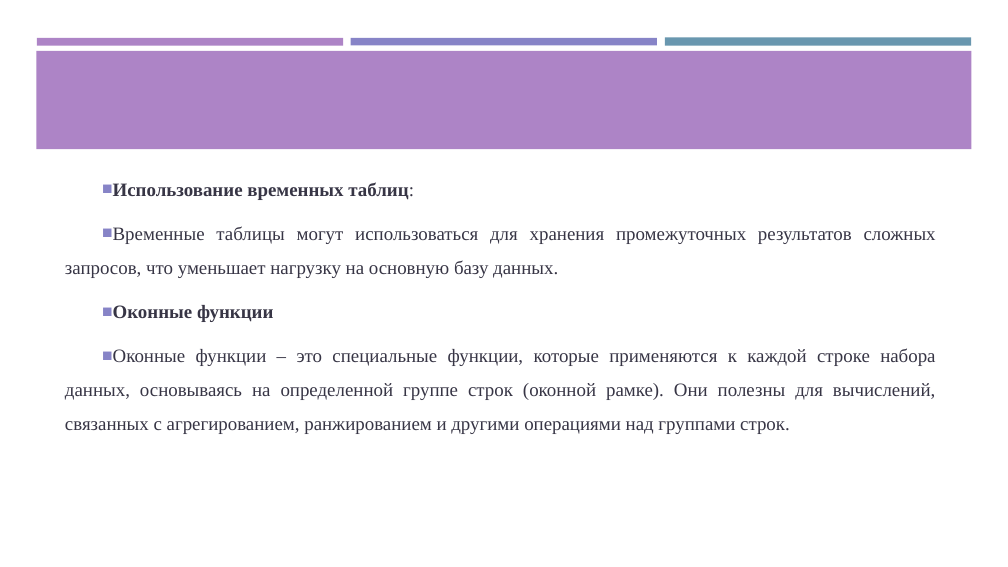
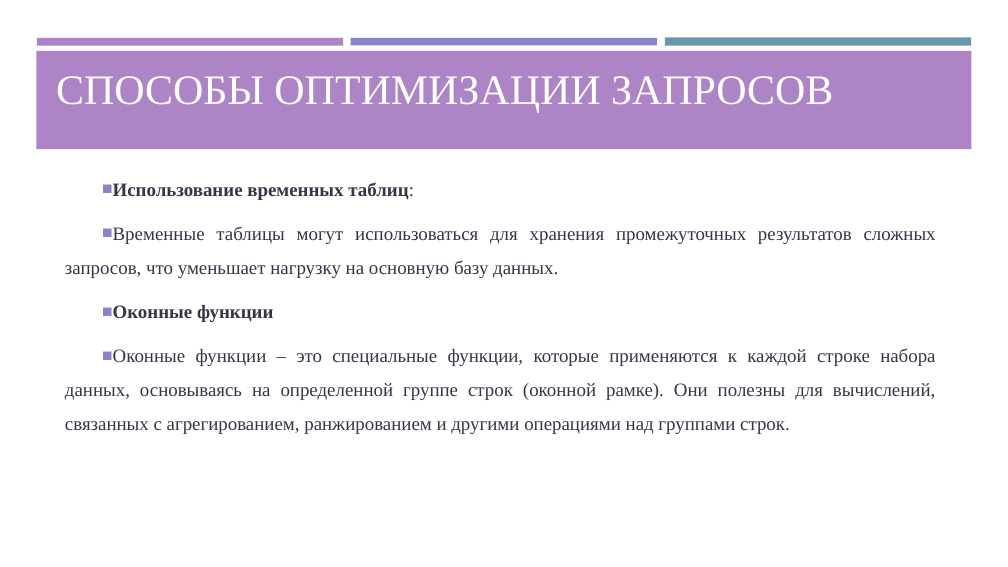
Before and after one commit to Serpenssss/lr9, a slide deck: slide 4 of змИИВТ-241-Авсянкина МА-ЛР9.pptx. Drawn at 1008x567 pixels with LibreOffice and Linux fonts; fonts in the diff are those of the drawing. Boxes give left, top, right and bottom in pixels: in the first picture for what was removed or moved away, otherwise in the second. Text is boxed around its words. In the diff, an @@ line names an element or a change of style, - is before the commit and + after.

```diff
--- a/змИИВТ-241-Авсянкина МА-ЛР9.pptx
+++ b/змИИВТ-241-Авсянкина МА-ЛР9.pptx
@@ title added at [56, 76, 833, 112], 40 pt, text #FFFFFF @@
+СПОСОБЫ ОПТИМИЗАЦИИ ЗАПРОСОВ
```
Also in this commit, not shown: 3 other slides changed.
